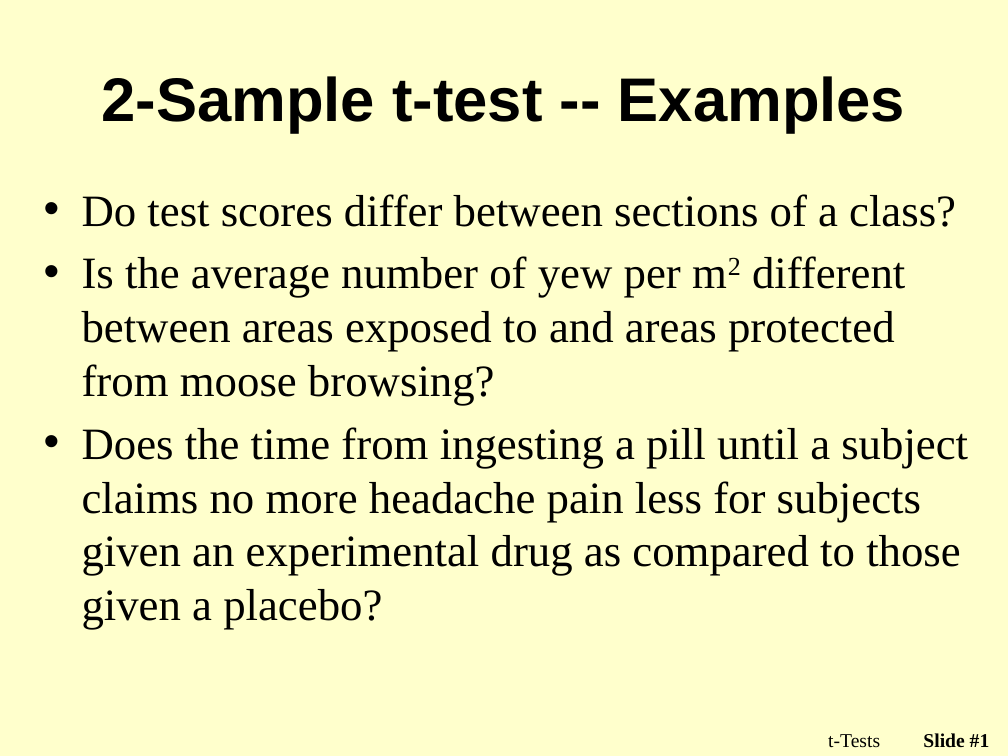
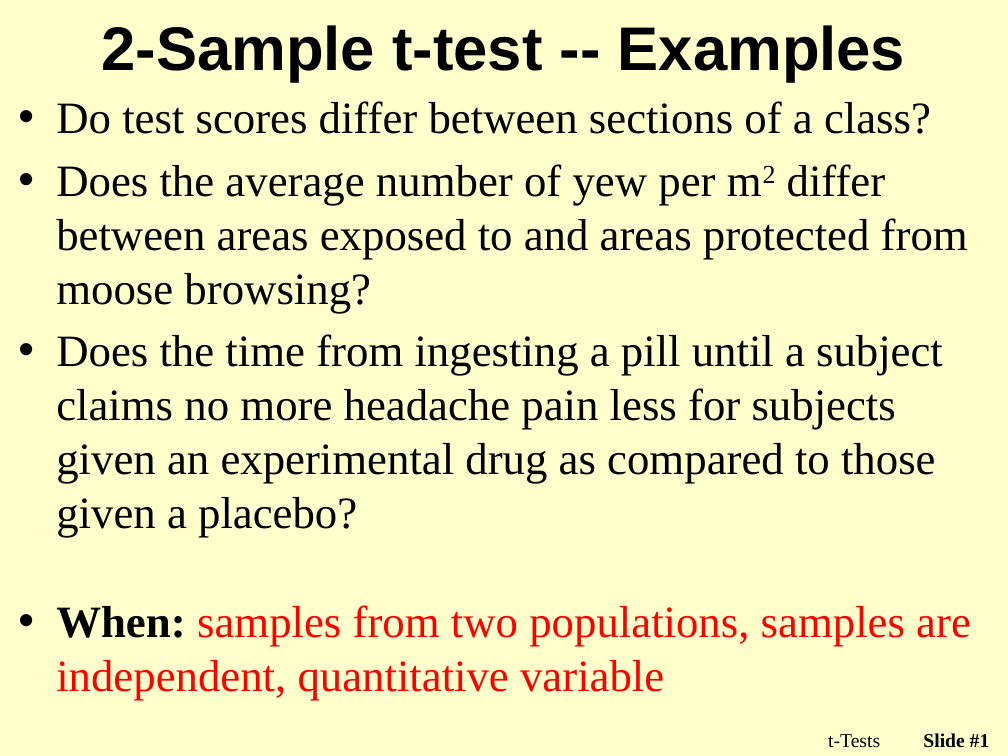
Before and after one commit to droglenc/NCMTH107, a slide deck: slide 1 of modules/2_Sample_t/PPT.pptx. Drawn at 1008x756 pixels with LibreOffice and Linux fonts; fonts in the diff are those of the drawing; background and template pictures are left out. Boxes give left, top, right and bottom in pixels: in the first picture for what was removed or moved away, otherwise in the second. Text is boxed around its words. In the diff, an @@ line names an element or a change of style, - is before the commit and + after.

```diff
--- a/modules/2_Sample_t/PPT.pptx
+++ b/modules/2_Sample_t/PPT.pptx
@@ title "2-Sample t-test -- Examples": place and size @@
-title "2-Sample t-test -- Examples" at [101,76,905,132]
+title "2-Sample t-test -- Examples" at [101,25,905,82]
@@ text "Do test scores differ between ...": place and size @@
-text "Do test scores differ between ..." at [82,194,968,630]
+text "Do test scores differ between ..." at [56,101,968,537]
@@ text at [56,164,968,313]: text changed @@
-• Is the average number of yew per m2 different between areas exposed to and areas protected from moose browsing?
+• Does the average number of yew per m2 differ between areas exposed to and areas protected from moose browsing?
@@ text added at [56,605,971,701], 32 pt, text #FF0000 @@
+• When: samples from two populations, samples are independent, quantitative variable
```
Also in this commit, not shown: 2 other slides changed, 1 slide removed, 1 other file.
